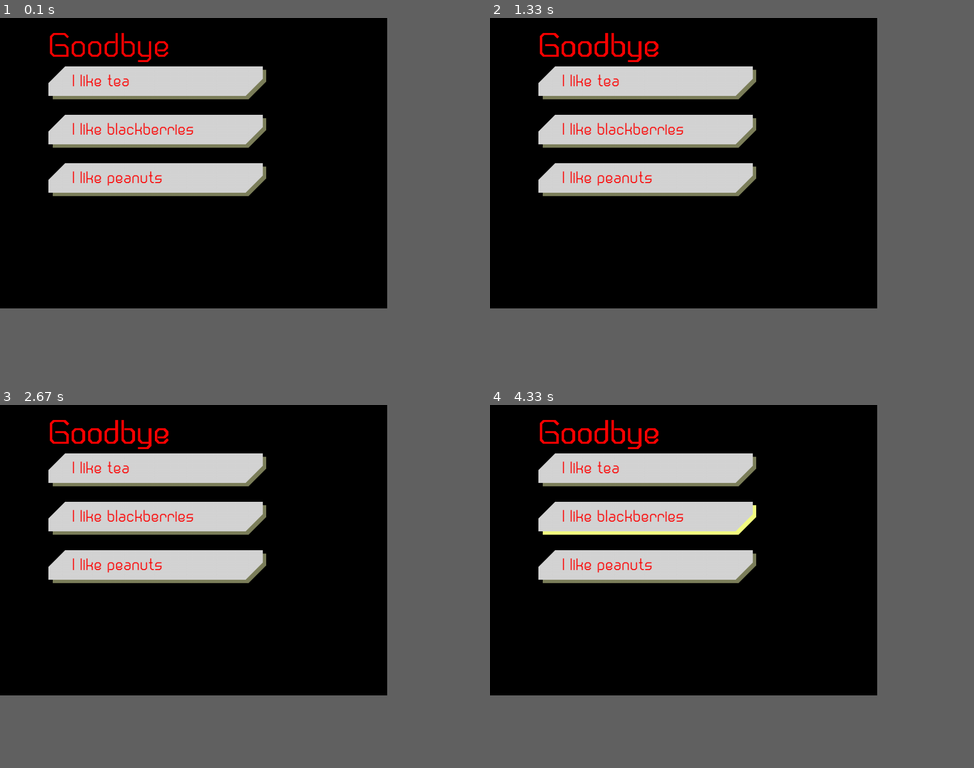
Above: before the commit, frames 1-4 (two rows, left to right).
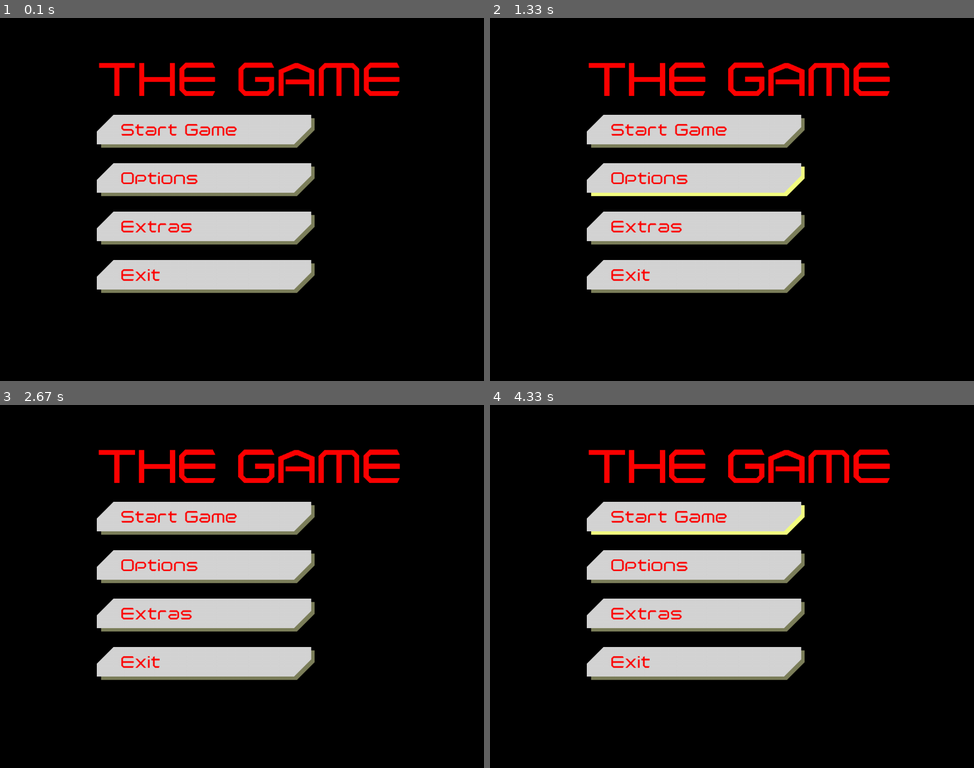
Above: after the commit, the same moments.

Repository: Ufonek1/EarlOfSandwich
Game: pygame game, started from src/game/playerShip.py
Two runs of this game, one before a commit and one after it. Both use one fixed random seed, a clock stepped at 60 frames per second and the inputs below. The source is Python 2; it was converted automatically to run under Python 3.
Inputs (mouse positions are in pixels of both pictures, inside the frame that each line leads up to):
- Up to frame 1 (0.1 s): no input
- Up to frame 2 (1.33 s): click (732, 199) at 0.38 s; press the mouse at (732, 199) at 0.7 s; move the mouse to (669, 130) at 0.8 s; release the mouse at (606, 65) at 0.93 s; press the mouse at (732, 199) at 1.03 s; move the mouse to (761, 192) at 1.13 s; release the mouse at (790, 188) at 1.27 s
- Up to frame 3 (2.67 s): press the mouse at (242, 586) at 1.37 s; move the mouse to (304, 568) at 1.47 s; release the mouse at (367, 553) at 1.6 s; press the mouse at (242, 586) at 1.7 s; move the mouse to (208, 517) at 1.8 s; release the mouse at (174, 452) at 1.93 s; press the mouse at (242, 586) at 2.03 s; move the mouse to (227, 568) at 2.13 s; release the mouse at (212, 553) at 2.27 s; press the mouse at (242, 586) at 2.37 s; move the mouse to (256, 521) at 2.47 s; release the mouse at (271, 459) at 2.6 s
- Up to frame 4 (4.33 s): press the mouse at (732, 586) at 2.7 s; move the mouse to (756, 535) at 2.8 s; release the mouse at (775, 481) at 2.93 s; press the mouse at (732, 586) at 3.03 s; move the mouse to (741, 611) at 3.13 s; release the mouse at (751, 637) at 3.27 s; press the mouse at (732, 586) at 3.37 s; move the mouse to (693, 539) at 3.47 s; release the mouse at (654, 495) at 3.6 s; press the mouse at (732, 586) at 3.7 s; move the mouse to (649, 539) at 3.8 s; release the mouse at (567, 495) at 3.93 s; press the mouse at (732, 586) at 4.03 s; move the mouse to (702, 561) at 4.13 s; release the mouse at (678, 535) at 4.27 s
In our replay, the window is 720x540 before the commit and 900x675 after it. These sizes can differ from the game's own. Grey fills any space a smaller window leaves; there, only what the larger window draws over its background counts as a difference.

The runs differ from the first frame. In frame 1, 18% of the frame differs, in the area x 10-83%, y 4-76%; in frame 2, 19%; in frame 3, 19%; in frame 4, 19%.

Commit message:
buttons point somewhere
Buttons now output their destination and can point you somewhere!
(However, there is no somewhere to be pointed to yet, that will come
next)

Diff:
--- a/src/core/__init__.py
+++ b/src/core/__init__.py
@@ -17,15 +17,33 @@
 screensize = pl.Rect(0,0,SCREEN_WIDTH,SCREEN_HEIGHT)
 screen = pygame.display.set_mode(screensize.size)
 pygame.display.set_caption("Yet another pygame window")
+print "window fired up"
 
 #background = pygame.Surface(screensize.size)
 #background.fill(BLACK)
 #screen.blit(background, (0,0))
 
-# start main menu
-mainMenu.start(screen)
+# start main menu and wait for response, which gets saved
+menuOutput = mainMenu.start(screen)
+'''
+now check the value and forward elsewhere
+button destinations are self-explanatory
+btw, they're set in mainMenu.start()
+'''
+if menuOutput == "QUIT":
+    print ("game closed from MAIN MENU")
+elif menuOutput == "GAME":
+    print ("Start game button was clicked")
+elif menuOutput == "OPTIONS":
+    print ("Options button was clicked")
+elif menuOutput == "EXTRAS":
+    print ("Some other button was clicked")
+else:
+    print ("Somebody didn't specify the button destination or destination handling right")
+
 
 # when that is done, quit
-print("Quitting")
+print(" ")
+print("Quitting, nothing left to do")
 pygame.quit()
 sys.exit()
--- a/src/core/constants.py
+++ b/src/core/constants.py
@@ -20,7 +20,7 @@
 
 # specific paths
 BUTTON_SPRITESHEET_PATH = os.path.join(SPRITESHEET_PATH, 'buttonsprite.png')
-MAIN_MENU_FONT_PATH = os.path.join(FONT_PATH, 'cranberry gin.ttf')
+MAIN_MENU_FONT_PATH = os.path.join(FONT_PATH, 'Polentical Neon Regular.ttf')
 
 """----------------------------------COLOURS-------------------------------"""
 BLACK = (0 ,0, 0)
@@ -28,11 +28,9 @@
 FULL_RED = (255,0,0)
 
 """----------------------------------RESOLUTION-------------------------------"""
-SCREEN_WIDTH = 800
-SCREEN_HEIGHT = 600
+SCREEN_WIDTH = 1000
+SCREEN_HEIGHT = 750
 
 """----------------------------------MISC-------------------------------"""
 MENU_BACKGROUND = pygame.Surface((SCREEN_WIDTH, SCREEN_HEIGHT))
 MENU_BACKGROUND.fill(BLACK)
-
-GAME_CLOCK = pygame.time.Clock()
--- a/src/core/mainMenu.py
+++ b/src/core/mainMenu.py
@@ -2,7 +2,7 @@
 
 @author: DannyUfonek
 
-this package should deal with the main menu -> load, create, and do anything that is required
+this module should deal with the main menu -> load, create, and do anything that is required
 '''
 
 import pygame
@@ -12,102 +12,122 @@
 from menuButton import menuButton
 
 buttons = pygame.sprite.Group()
-buttonLabels = pygame.sprite.Group()
-allSprites = pygame.sprite.LayeredUpdates(layer = 5)
+
+allSprites = pygame.sprite.LayeredUpdates(layer = 0)
+#array which holds all button destinations' values (used for acting based on them)
 
 def start(screen):
 
+
+    print "Firing up menu........"
     pygame.init()
 
+    #coordinates of button column
+    buttonColumnTop = 200
+    buttonColumnLeft = 200
+
     #for fps control
-    clock = GAME_CLOCK
+    clock = pygame.time.Clock()
 
     #create all the buttons
     button1 = menuButton()
-    #button1.text = "I like peanuts"
-    button1.start("I like peanuts", 1)
-    button1.rect.x  = (100)
-    button1.rect.y = (300)
+    button1.start("Start Game", "GAME")
+    button1.rect.x  = (buttonColumnLeft)
+    button1.rect.y = (buttonColumnTop)
     button1.add(buttons)
     button1.add(allSprites)
-    #allSprites.add(button1, 0)
 
     button2 = menuButton()
-    button2.button_id = 2
-    #button2.text = "I like blackberries"
-    button2.start("I like blackberries", 2)
-    button2.rect.x  = (100)
-    button2.rect.y = (200)
+    button2.start("Options", "OPTIONS")
+    button2.rect.x  = (buttonColumnLeft)
+    button2.rect.y = (buttonColumnTop + 100)
     button2.add(buttons)
     button2.add(allSprites)
-    #allSprites.add(button2, 0)
 
     button3 = menuButton()
-    #button3.text = "I like tea"
-    button3.start("I like tea", 3)
-    button3.rect.x  = (100)
-    button3.rect.y = (100)
+    button3.start("Extras", "EXTRAS")
+    button3.rect.x  = (buttonColumnLeft)
+    button3.rect.y = (buttonColumnTop + 200)
     button3.add(buttons)
     button3.add(allSprites)
 
+    button4 = menuButton()
+    button4.start("Exit", "QUIT")
+    button4.rect.x  = (buttonColumnLeft)
+    button4.rect.y = (buttonColumnTop + 300)
+    button4.add(buttons)
+    button4.add(allSprites)
+
     #add buttons to bottom layer
     allSprites.add(buttons, layer = 0)
-
+    print "buttons created on layer 0"
     # draw them on screen and update
     #buttons.draw(screen)
 
     # load font for labels
-    button_font = pygame.font.Font(MAIN_MENU_FONT_PATH, 72)
+    button_font = pygame.font.Font(MAIN_MENU_FONT_PATH, 100)
 
     #create the labels as sprites with text as their source image
-    label1 = pygame.sprite.DirtySprite()
-    text1 = (button_font.render("Goodbye", True, FULL_RED))
-    label1.image = text1
-    label1.rect = label1.image.get_rect()
-    label1.rect.x = 100
-    label1.rect.y = 10
-    #label1.add(buttonLabels)
-    label1.add(allSprites)
+    title1 = pygame.sprite.DirtySprite()
+    text1 = (button_font.render("THE GAME", True, FULL_RED))
+    title1.image = text1
+    title1.rect = title1.image.get_rect()
+    title1._layer = 5
 
+    #coordinates of title
+    title1.rect.x = 200
+    title1.rect.y = 60
+
+    title1.add(allSprites)
     #draw sprites
-    allSprites.change_layer(label1, 1)
-    allSprites.move_to_front(label1)
-    print allSprites.get_top_layer()
-    print allSprites.get_bottom_layer()
+    print("title created and drawn on layer " + str(title1._layer))
+    print("top layer of all sprites has the number " + str(allSprites.get_top_layer()))
+    print("bottom layer of all sprites has the number " + str(allSprites.get_bottom_layer()))
     allSprites.draw(screen)
-    #buttonLabels.draw(screen)
-    #screen.blit(button_font.render("Is this ok?", True, FULL_RED), (100,190))
+
     pygame.display.flip()
-
     print ("sprites created and drawn on screen")
-
 
     # Main Menu event loop
     menuRunning = True
 
+    print ("menu running........")
+
     while menuRunning:
         for event in pygame.event.get():
             if event.type == pl.QUIT or (event.type == pl.KEYDOWN and event.key == pl.K_ESCAPE):
-                print("quitting")
                 menuRunning = False
-            if event.type == pl.MOUSEBUTTONDOWN:
+                print("game closed from main menu")
+                return 0
+            if event.type == pl.MOUSEBUTTONDOWN and mouse.get_pressed()[0]:
                 buttons.update(event)
                 allSprites.draw(screen)
                 pygame.display.flip()
+                '''
+                This is where the button's destination kicks in
+                Unfortunately, we have to check each button separately,
+                as the pygame.sprite.Group.update() can't return sprites' .update()
+                return values.
+                What happens here:
+                When the user clicks a button, all buttons are checked to see which one the mouse is on,
+                then the destination is outputted to core.init, which then decides based on that where
+                to go or what to do next.
+                '''
+                print("A button was clicked, checking which one it was")
+                for button in buttons:
+                    if button.getMouseOver():
+                        return button.destination
+
             if event.type == pl.MOUSEMOTION:
+                #update buttons for mouseover, we can afford to do it every time the mouse moves and reload all sprites
                 buttons.update(event)
                 allSprites.draw(screen)
                 pygame.display.flip()
-        clock.tick(30)
-        #we update twice, so that the button doesn't freeze after pressing
-        buttons.update(event)
-        allSprites.draw(screen)
-        pygame.display.flip()
+            clock.tick(30)
+            #we update twice, so that the button doesn't freeze after pressing
+            buttons.update(event)
+            allSprites.draw(screen)
+            pygame.display.flip()
 
-'''
-def updateButtons(event, screen):
-    """Method for updating buttons externally"""
-    buttons.update(event)
-    buttons.draw(screen)
-#    pygame.display.flip()
-'''
+
+    print "menu closing"
--- a/src/core/menuButton.py
+++ b/src/core/menuButton.py
@@ -1,8 +1,9 @@
+'''
 
-#import os
-#os.putenv('PYGAME_FREETYPE', "1")
+@author: DannyUfonek
+'''
+
 import pygame
-#import pygame.freetype
 import pygame.locals as pl
 import pygame.mouse as mouse
 from core.constants import *
@@ -15,7 +16,7 @@
     button_frame = []
 
     #destination to which button leads
-    destination = 0
+    destination = ""
 
     # font of buttons
     button_font = pygame.font.Font(MAIN_MENU_FONT_PATH, 35)
@@ -46,22 +47,28 @@
         #reference to image rect
         self.rect = self.image.get_rect()
 
-        #set them up as the object's properties
+        #set them up as the button's properties (so that they don't stay stucked in the function only)
         self.button_frame = button_frame
         self.destination = destination
+        print ("created menuButton with destination " + str(self.destination))
 
     def update(self, event):
         if self.rect.collidepoint(mouse.get_pos()):
-            if event.type == pl.MOUSEBUTTONDOWN:
+            if event.type == pl.MOUSEBUTTONDOWN and mouse.get_pressed()[0]:
                 self.image = self.button_frame[3]
-                print (str(self) + " was clicked")
                 # this will point Main menu somewhere else (depends on the destination, ofc)
-                if self.destination != 0:
-                    return self.destination
+                #if self.destination != 0:
+                #   print ("returning self.destination")
+                #   return self.destination
             else:
                 self.image = self.button_frame[1]
                 #print ("cursor is on " + str(self))
-                return
         else:
             self.image = self.button_frame[0]
-            return
+
+    def getMouseOver(self):
+        #simple method for getting is the mouse is on the button
+        if self.rect.collidepoint(mouse.get_pos()):
+            return True
+        else:
+            return False
--- /dev/null
+++ b/src/core/pregameMenu.py
@@ -0,0 +1,13 @@
+'''
+
+@author: DannyUfonek
+
+This is the pregame menu, where the player is able to load his progress, choose level, set some settings, etc.
+OR return back to the main menu. Basically it's going to be again a load of buttons that point you somewhere
+or do something else. (Change-colour-of-ship type of thing)
+'''
+import pygame
+import game
+
+def start():
+    game.start()
--- /dev/null
+++ b/src/game/__init__.py
@@ -0,0 +1,10 @@
+'''
+The true core of the game. This module will take care of the game itself, as the name suggests.
+
+@author: DannyUfonek
+'''
+import pygame
+import pygame.locals as pl
+
+def start():
+    pass
Not shown, changed: README.md
Binary file added: resources/fonts/Polentical Neon Regular.ttf
Renamed: src/core/playerShip.py -> src/game/playerShip.py
Not shown, changed: src/core/__init__.pyc
Not shown, changed: src/core/constants.pyc
Not shown, changed: src/core/mainMenu.pyc
Not shown, changed: src/core/menuButton.pyc
